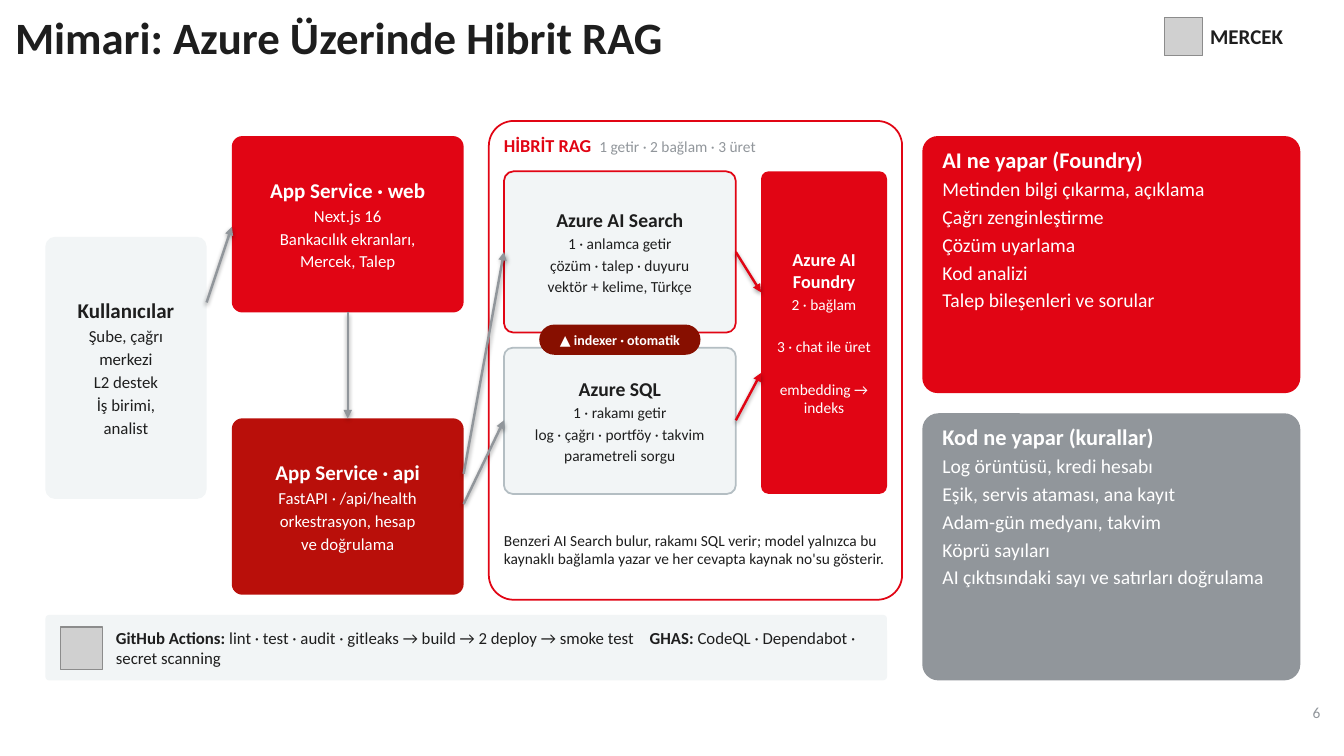
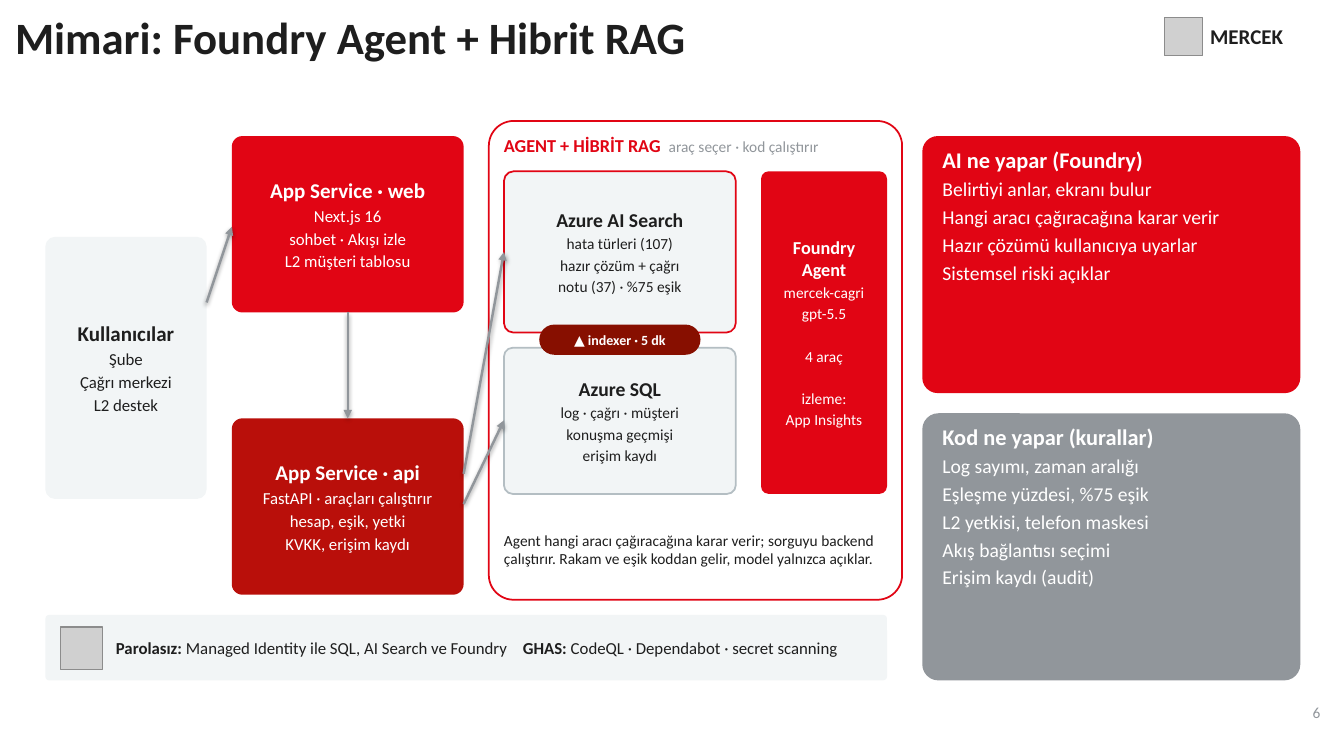
Before and after one commit to SeyhanAmasyalii/ZTHackathonStudyWithData, a slide deck: slide 6 of presentation/Mercek_AI_Overflow_Sunum.pptx. Drawn at 1344x756 pixels with LibreOffice and Linux fonts; fonts in the diff are those of the drawing; grey boxes stand for pictures; background and template pictures are left out. Boxes give left, top, right and bottom in pixels: in the first picture for what was removed or moved away, otherwise in the second. Text is boxed around its words. In the diff, an @@ line names an element or a change of style, - is before the commit and + after.

```diff
--- a/presentation/Mercek_AI_Overflow_Sunum.pptx
+++ b/presentation/Mercek_AI_Overflow_Sunum.pptx
@@ text at (x1=15, y1=22, x2=685, y2=62): text changed @@
-Mimari: Azure Üzerinde Hibrit RAG
+Mimari: Foundry Agent + Hibrit RAG
@@ text at (x1=504, y1=137, x2=819, y2=155): text changed @@
-HİBRİT RAG 1 getir · 2 bağlam · 3 üret
+AGENT + HİBRİT RAG araç seçer · kod çalıştırır
@@ text at (x1=942, y1=182, x2=1220, y2=284): text changed @@
-Metinden bilgi çıkarma, açıklama
-Çağrı zenginleştirme
-Çözüm uyarlama
-Kod analizi
-Talep bileşenleri ve sorular
+Belirtiyi anlar, ekranı bulur
+Hangi aracı çağıracağına karar verir
+Hazır çözümü kullanıcıya uyarlar
+Sistemsel riski açıklar
@@ text at (x1=285, y1=210, x2=410, y2=270): text changed @@
-Next.js 16
-Bankacılık ekranları,
-Mercek, Talep
+Next.js 16
+sohbet · Akışı izle
+L2 müşteri tablosu
@@ text at (x1=558, y1=238, x2=681, y2=295): text changed @@
-1 · anlamca getir
-çözüm · talep · duyuru
-vektör + kelime, Türkçe
+hata türleri (107)
+hazır çözüm + çağrı
+notu (37) · %75 eşik
@@ arrow removed from (736, 252) to (761, 292) @@
@@ text at (x1=784, y1=241, x2=864, y2=428): text changed @@
-Azure AI Foundry
-2 · bağlam
-3 · chat ile üret
-embedding → indeks
+Foundry Agent
+mercek-cagri
+gpt-5.5
+4 araç
+izleme:
+App Insights
@@ text at (x1=80, y1=353, x2=171, y2=411): text changed @@
-Şube, çağrı
-merkezi
-L2 destek
-İş birimi,
-analist
+Şube
+Çağrı merkezi
+L2 destek
@@ text at (x1=588, y1=335, x2=665, y2=345): text changed @@
-▲ indexer · otomatik
+▲ indexer · 5 dk
@@ arrow removed from (736, 420) to (761, 373) @@
@@ text at (x1=561, y1=407, x2=679, y2=464): text changed @@
-1 · rakamı getir
-log · çağrı · portföy · takvim
-parametreli sorgu
+log · çağrı · müşteri
+konuşma geçmişi
+erişim kaydı
@@ text at (x1=942, y1=459, x2=1149, y2=587): text changed @@
-Log örüntüsü, kredi hesabı
-Eşik, servis ataması, ana kayıt
-Adam-gün medyanı, takvim
-Köprü sayıları
-AI çıktısındaki sayı ve satırları doğrulama
+Log sayımı, zaman aralığı
+Eşleşme yüzdesi, %75 eşik
+L2 yetkisi, telefon maskesi
+Akış bağlantısı seçimi
+Erişim kaydı (audit)
@@ text at (x1=263, y1=492, x2=432, y2=553): text changed @@
-FastAPI · /api/health
-orkestrasyon, hesap
-ve doğrulama
+FastAPI · araçları çalıştırır
+hesap, eşik, yetki
+KVKK, erişim kaydı
@@ text at (x1=504, y1=535, x2=873, y2=567): text changed @@
-Benzeri AI Search bulur, rakamı SQL verir; model yalnızca bu kaynaklı bağlamla yazar ve her cevapta kaynak no'su gösterir.
+Agent hangi aracı çağıracağına karar verir; sorguyu backend çalıştırır. Rakam ve eşik koddan gelir, model yalnızca açıklar.
@@ text at (x1=116, y1=642, x2=838, y2=657): text changed @@
-GitHub Actions: lint · test · audit · gitleaks → build → 2 deploy → smoke test GHAS: CodeQL · Dependabot · secret scanning
+Parolasız: Managed Identity ile SQL, AI Search ve Foundry GHAS: CodeQL · Dependabot · secret scanning
```
Also in this commit, not shown: 4 other slides changed, 1 slide added, 1 slide removed, 2 other files.
